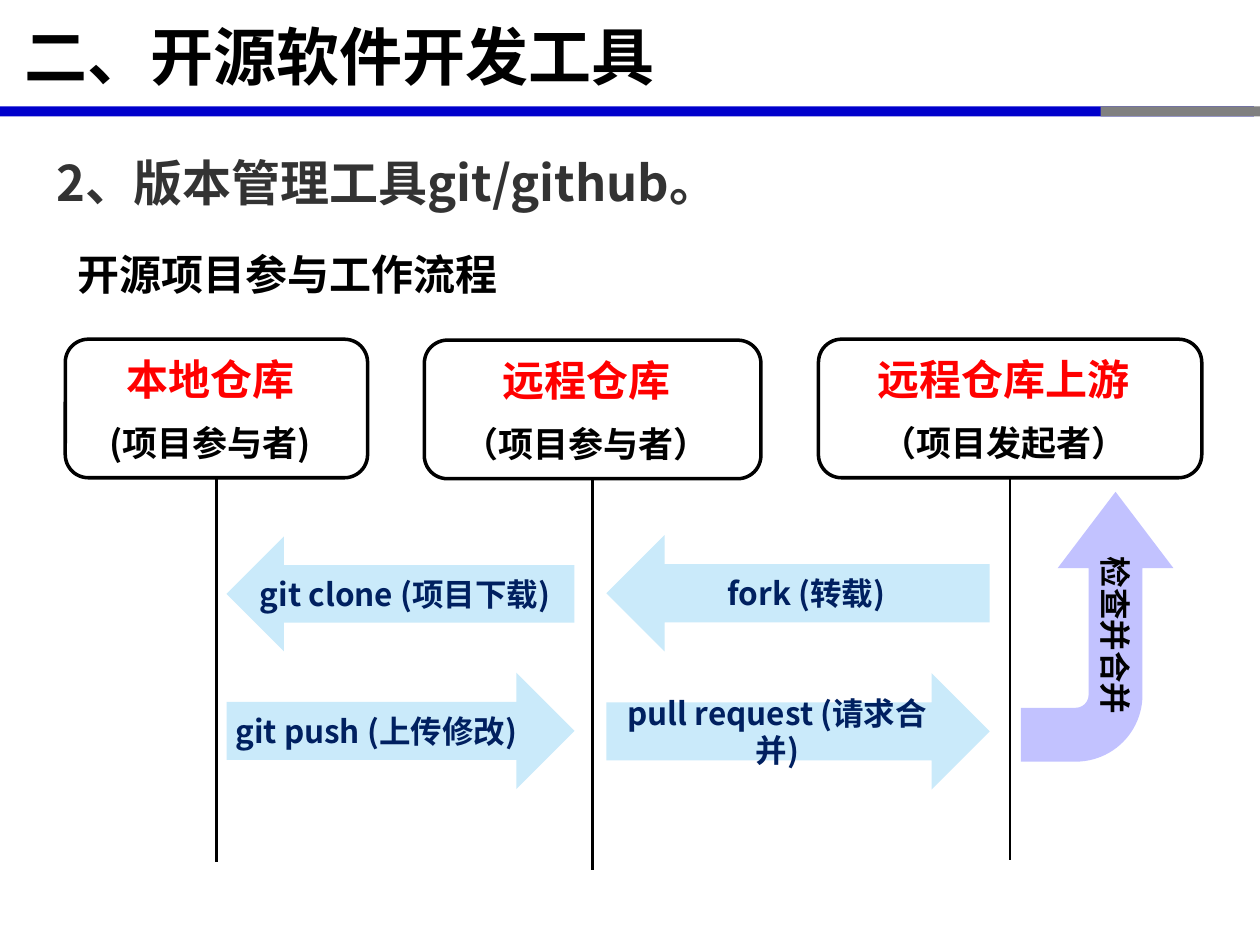
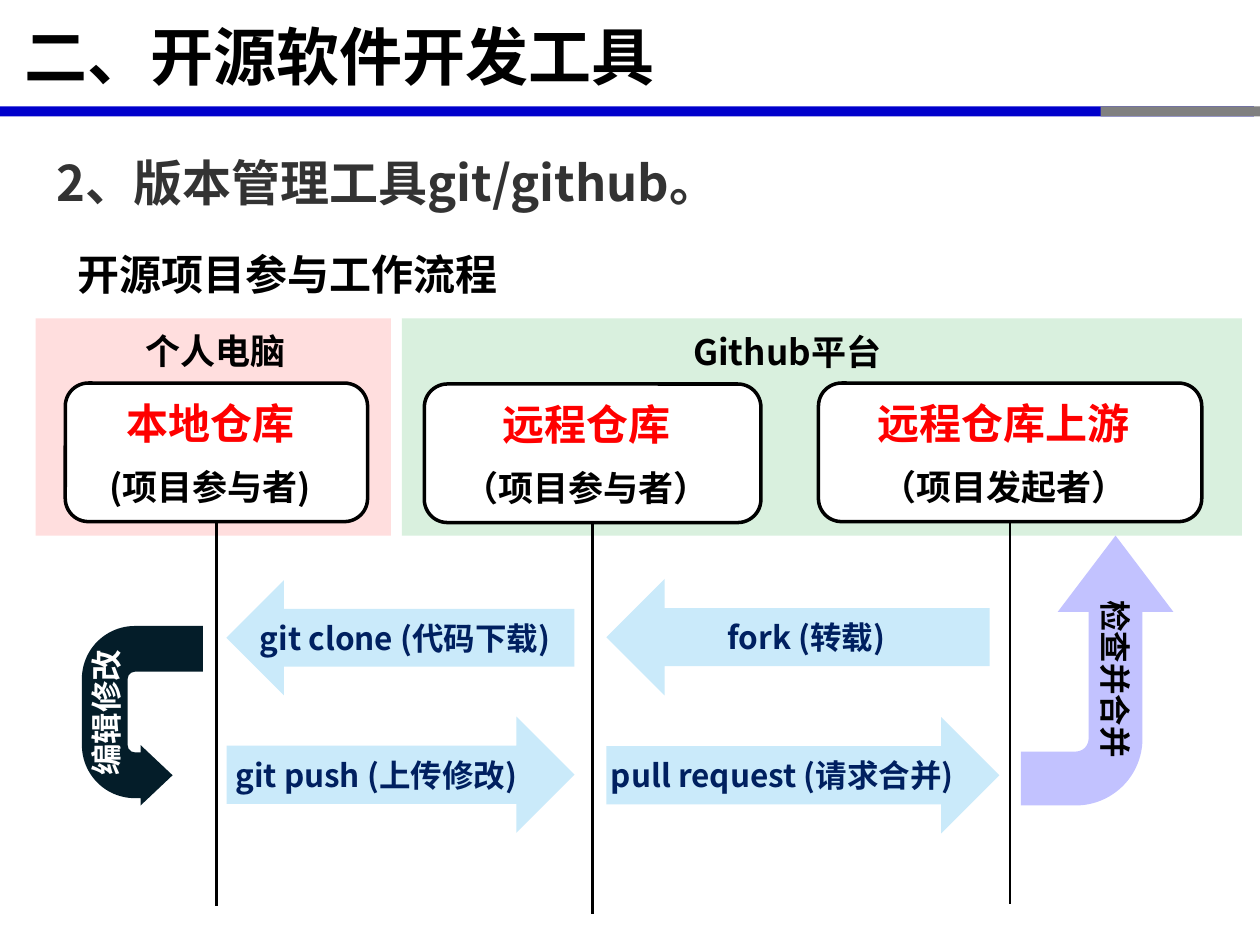
Before and after one commit to xinluo2018/open-source-gis-course, a slide deck: slide 16 of 第3章-开源GIS软件开发环境-6课时/第3章-开源GIS软件开发环境-Python开发环境配置-4学时.pptx. Drawn at 1260x945 pixels with LibreOffice and Linux fonts; fonts in the diff are those of the drawing. Boxes give left, top, right and bottom in pixels: in the first picture for what was removed or moved away, otherwise in the second. Text is boxed around its words. In the diff, an @@ line names an element or a change of style, - is before the commit and + after.

```diff
--- a/第3章-开源GIS软件开发环境-6课时/第3章-开源GIS软件开发环境-Python开发环境配置-4学时.pptx
+++ b/第3章-开源GIS软件开发环境-6课时/第3章-开源GIS软件开发环境-Python开发环境配置-4学时.pptx
@@ rectangle added at bbox=[35, 319, 391, 536], fill #FFCCCC at 63% opacity @@
@@ rectangle added at bbox=[402, 319, 1242, 536], fill #C3E8CC at 63% opacity @@
@@ text added at bbox=[145, 334, 285, 367], 20 pt, text #000000, bold @@
+个人电脑
@@ text added at bbox=[693, 335, 881, 368], 20 pt, text #000000, bold @@
+Github平台
@@ 3 right arrows, 3 rounded rectangles, 3 lines, 1 text, 1 bent arrow: place and size @@
-3 right arrows, 3 rounded rectangles, 3 lines, 1 text, 1 bent arrow at bbox=[66, 339, 1202, 869]
+3 right arrows, 3 rounded rectangles, 3 lines, 1 text, 1 bent arrow at bbox=[66, 383, 1202, 914]
@@ uturn arrow added at bbox=[82, 626, 203, 805], fill #041D29 @@
@@ text in right arrow at bbox=[260, 623, 550, 658]: text changed @@
-git clone (项目下载)
+git clone (代码下载)
@@ text added at bbox=[82, 662, 128, 772], 18 pt, text #FFFFFF, bold @@
+编辑修改
@@ right arrow "pull request (请求合并)": place and size @@
-right arrow "pull request (请求合并)" at bbox=[606, 673, 989, 789]
+right arrow "pull request (请求合并)" at bbox=[606, 717, 999, 833]
```
Also in this commit, not shown: 3 other slides changed, 3 other files.
